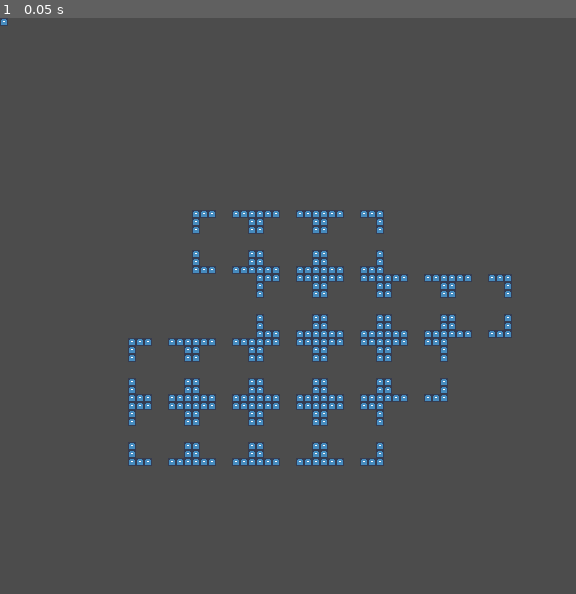
Above: before the commit, frame 1.
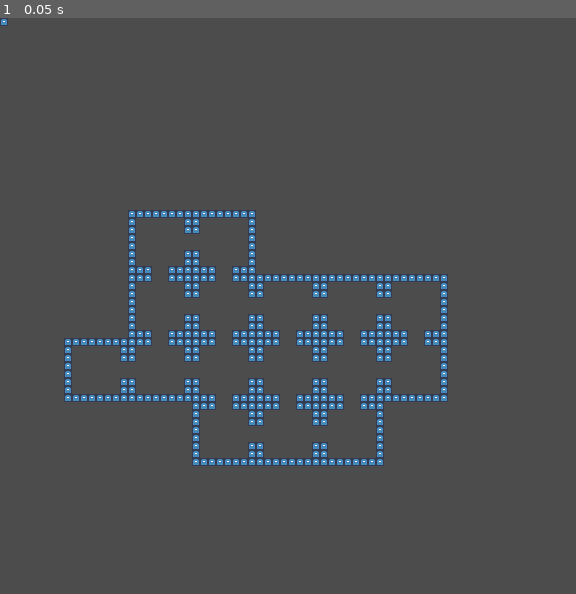
Above: after the commit, the same moment.

Repository: Atroxit/Godot-Room-Generation
Game: Godot game, scene res://Main Scene.tscn
Same seed, same stepped clock (60 frames per second), same inputs: the game is played once before the commit and once after it. The engine's default icon, where the game draws it, is replaced by a stand-in: a white triangle on a blue panel in a dark square.
Inputs:
- Up to frame 1 (0.05 s): no input

The runs differ from the first frame. In frame 1, 2.0% of the frame differs, in the area x 11-89%, y 33-78%.

Commit message:
Got edge working

Diff:
--- a/RoomGenerator.gd
+++ b/RoomGenerator.gd
@@ -1,7 +1,7 @@
 extends Node2D
 
 var img = preload("res://Rooms/TestRoom.png")
-
+#test
 var SceneRows = 9
 var SceneColumns = 9
 var SceneGridSpacing = 64
@@ -19,7 +19,7 @@
 # Called when the node enters the scene tree for the first time.
 func _ready():
 	SceneCentreRoom = [SceneRows/2, SceneColumns/2]
-
+	print("Scene centre room at ", SceneCentreRoom)
 	var SceneRooms = []
 	for x in range(SceneRows):
 		SceneRooms.append([])
@@ -27,18 +27,46 @@
 			SceneRooms[x].append(0)
 
 	generateRoom(SceneCentreRoom[0], SceneCentreRoom[1])
+	RoomsSpawned.append(SceneCentreRoom)
 	addSurroundingRooms(SceneCentreRoom[0], SceneCentreRoom[1])
 
 	while RoomsSpawned.size() != RoomAmount:
 		RoomSpawner()
 		#print(RoomsSpawned.size())
 
+	print(RoomsSpawned)
 	for i in range(RoomsSpawned.size()):
-		generateRoom(RoomsSpawned[i][0], RoomsSpawned[i][1])
+		generateEdges(RoomsSpawned[i][0], RoomsSpawned[i][1])
+		#generateRoom(RoomsSpawned[i][0], RoomsSpawned[i][1])
 
 
-func generateEdges(x :int, y :int):
-	pass
+func generateEdges(row :int, column :int):
+	var upPos = [row-1, column]
+
+	print("Current Room Pos ", "Row ", row," , ","Column ",column)
+	print("Up Pos from Room ", upPos[0], upPos[1])
+	var downPos = [row+1, column]
+	var leftPos = [row, column-1]
+	var rightPos = [row, column+1]
+
+	var up = true
+	for i in range(RoomsSpawned.size()):
+		if RoomsSpawned[i] == upPos:
+			up = false
+	var down = true
+	for i in range(RoomsSpawned.size()):
+		if RoomsSpawned[i] == downPos:
+			down = false
+	var left = true
+	for i in range(RoomsSpawned.size()):
+		if RoomsSpawned[i] == leftPos:
+			left = false
+	var right = true
+	for i in range(RoomsSpawned.size()):
+		if RoomsSpawned[i] == rightPos:
+			right = false
+
+	generateRoom(row,column,up,down,left,right)
 
 func RoomSpawner():
 	randomize()
@@ -54,36 +82,36 @@
 	for i in range(RoomsSpawned.size()):
 		addSurroundingRooms(RoomsSpawned[i][0], RoomsSpawned[i][1])
 
-func addSurroundingRooms(x :int, y :int):
-	var up = [x-1, y]
+func addSurroundingRooms(row :int, column :int):
+	var up = [row-1, column]
 	#print(up)
-	if not checkIfExitsInArray(up[0],up[1]):
+	if not checkIfExitsInArray(up[0],up[1], RoomList):
 		RoomList.append(up)
 
-	var down = [x+1, y]
+	var down = [row+1, column]
 	#print(down)
-	if not checkIfExitsInArray(down[0],down[1]):
+	if not checkIfExitsInArray(down[0],down[1], RoomList):
 		RoomList.append(down)
 
-	var left = [x, y-1]
+	var left = [row, column-1]
 	#print(left)
-	if not checkIfExitsInArray(left[0],left[1]):
+	if not checkIfExitsInArray(left[0],left[1], RoomList):
 		RoomList.append(left)
 
-	var right = [x, y+1]
+	var right = [row, column+1]
 	#print(right)
-	if not checkIfExitsInArray(right[0],right[1]):
+	if not checkIfExitsInArray(right[0],right[1], RoomList):
 		RoomList.append(right)
 
-func checkIfExitsInArray(x :int, y :int) -> bool:
-	for i in range(RoomList.size()):
-		if RoomList[i][0] == x && RoomList[i][1] == y:
+func checkIfExitsInArray(row :int, column :int, array :Array) -> bool:
+	for i in range(array.size()):
+		if array[i] == [row, column]:
 			return true
 		else:
 			return false
 	return false
 
-func generateRoom(SceneRoomNumRow :int, SceneRoomNumColumn :int):
+func generateRoom(SceneRoomNumRow :int, SceneRoomNumColumn :int, up :bool = false, down :bool = false, left :bool = false, right :bool = false):
 	var room = []
 	for x in range(RoomRows):
 		room.append([])
@@ -94,6 +122,19 @@
 	for i in range(RoomRows):
 		for j in range(RoomColumns):
 			room[i][j] = getPixelColour(i, j) #row and column
+
+	if up:
+		for j in range(RoomColumns):
+			room[0][j] = 1
+	if down:
+		for j in range(RoomColumns):
+			room[RoomRows-1][j] = 1
+	if left:
+		for i in range(RoomRows):
+			room[i][0] = 1
+	if right:
+		for i in range(RoomRows):
+			room[i][RoomColumns-1] = 1
 
 	#Spawning the walls acording to the rooms layout
 	for i in range(RoomRows):
@@ -119,4 +160,5 @@
 	var wall = load("res://Wall.tscn")
 	var iWall = wall.instance()
 	add_child(iWall)
-	iWall.position = Vector2(gridRow + roomSceneOffsetRow, gridColumn + roomSceneOffsetColumn)
+	#iWall.position = Vector2(gridRow + roomSceneOffsetRow, gridColumn + roomSceneOffsetColumn)
+	iWall.position = Vector2(gridColumn + roomSceneOffsetColumn, gridRow + roomSceneOffsetRow)
